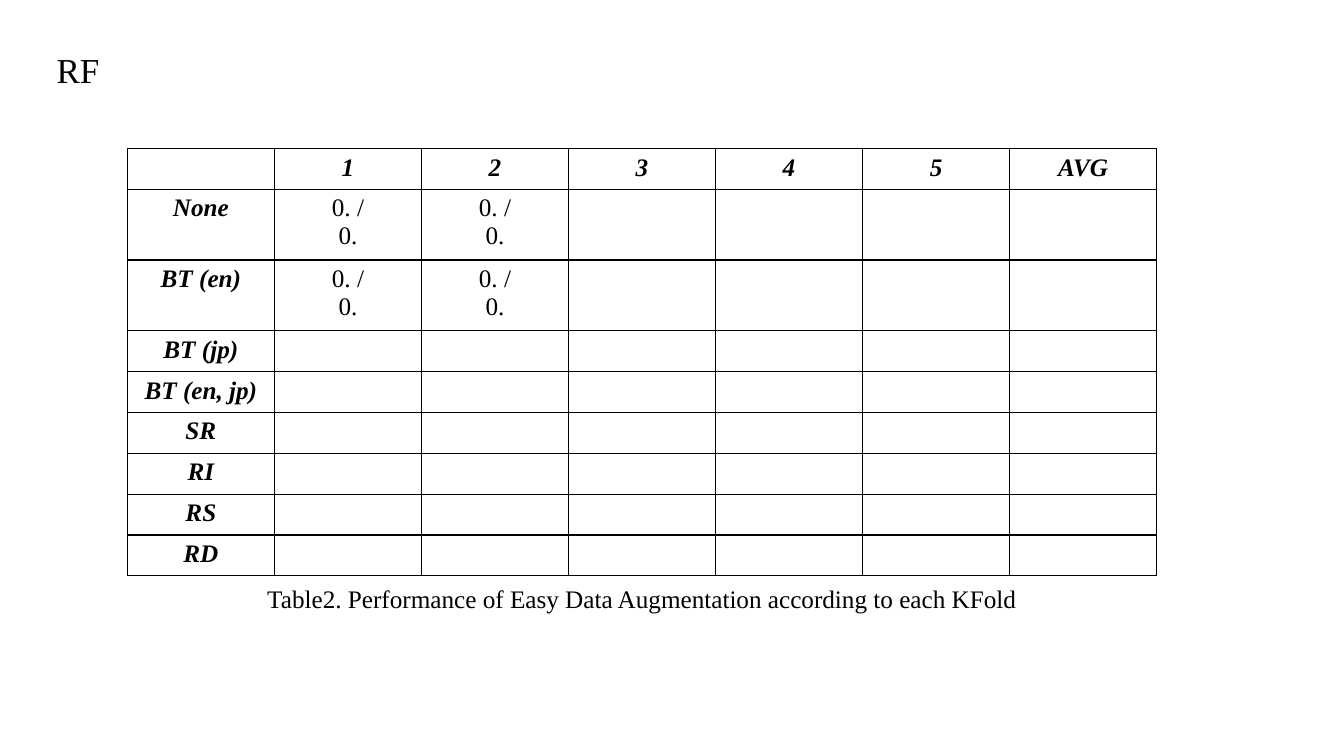
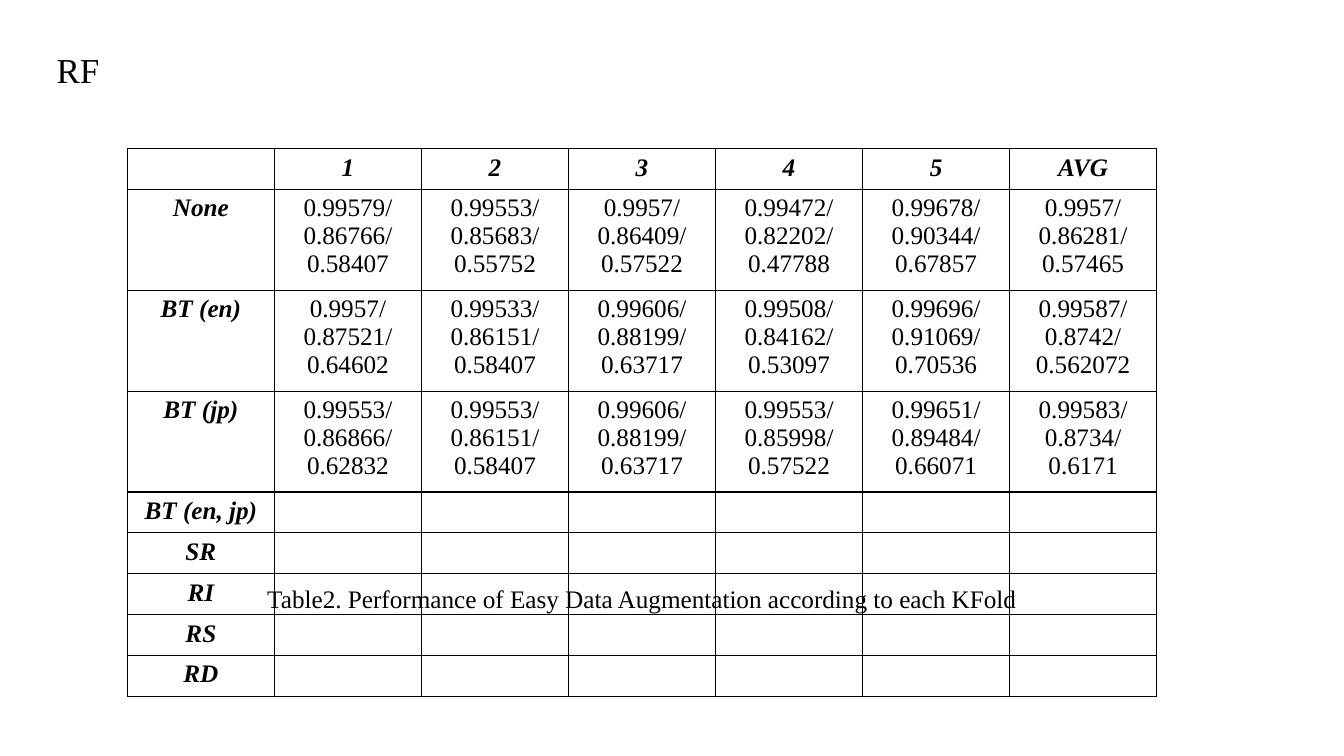
Before and after one commit to BOAZ-ADV/phishing-bum, a slide deck: slide 4 of result/diagram_xgb.pptx. Drawn at 1344x756 pixels with LibreOffice and Linux fonts; fonts in the diff are those of the drawing. Boxes give left, top, right and bottom in pixels: in the first picture for what was removed or moved away, otherwise in the second. Text is boxed around its words. In the diff, an @@ line names an element or a change of style, - is before the commit and + after.

```diff
--- a/result/diagram_xgb.pptx
+++ b/result/diagram_xgb.pptx
@@ table at [127,148,1157,696] @@
-row 2: None | 0. / / 0. | 0. / / 0. |  |  |  | 
+row 2: None | 0.99579/ / 0.86766/ / 0.58407 | 0.99553/ / 0.85683/ / 0.55752 | 0.9957/ / 0.86409/ / 0.57522 | 0.99472/ / 0.82202/ / 0.47788 | 0.99678/ / 0.90344/ / 0.67857 | 0.9957/ / 0.86281/ / 0.57465
-row 3: BT (en) | 0. / / 0. | 0. / / 0. |  |  |  | 
+row 3: BT (en) | 0.9957/ / 0.87521/ / 0.64602 | 0.99533/ / 0.86151/ / 0.58407 | 0.99606/ / 0.88199/ / 0.63717 | 0.99508/ / 0.84162/ / 0.53097 | 0.99696/ / 0.91069/ / 0.70536 | 0.99587/ / 0.8742/ / 0.562072
-row 4: BT (jp) |  |  |  |  |  | 
+row 4: BT (jp) | 0.99553/ / 0.86866/ / 0.62832 | 0.99553/ / 0.86151/ / 0.58407 | 0.99606/ / 0.88199/ / 0.63717 | 0.99553/ / 0.85998/ / 0.57522 | 0.99651/ / 0.89484/ / 0.66071 | 0.99583/ / 0.8734/ / 0.6171
```
Also in this commit, not shown: 1 other slide changed, 7 other files.
